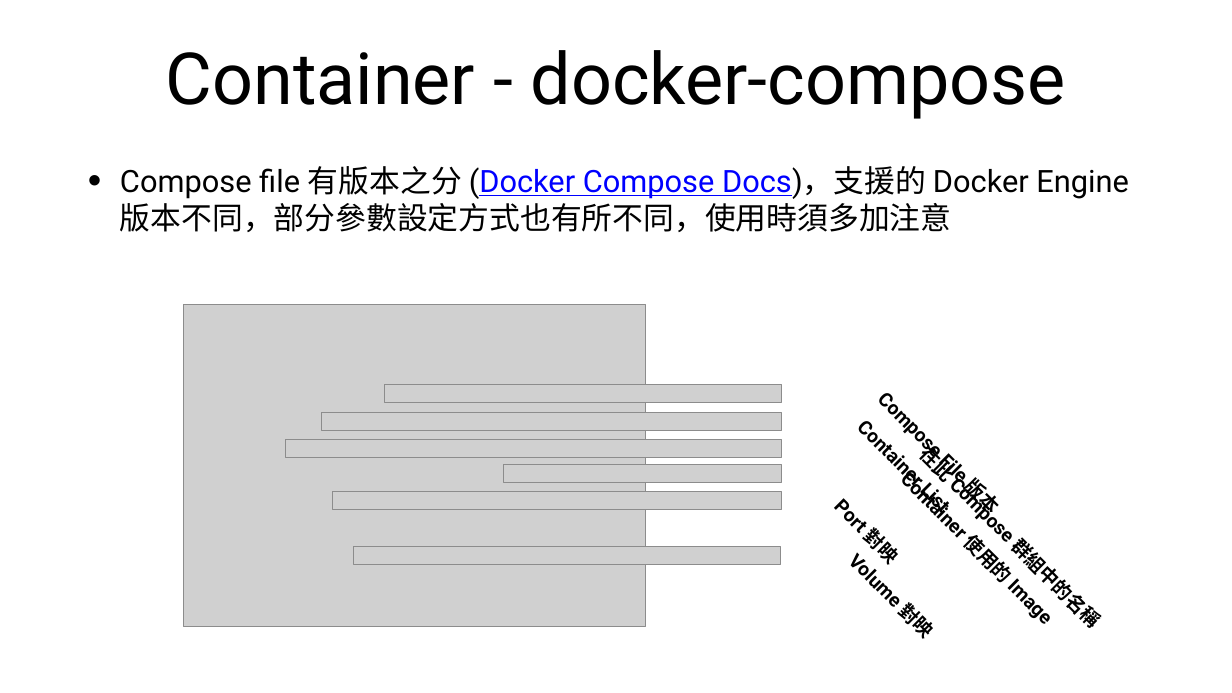
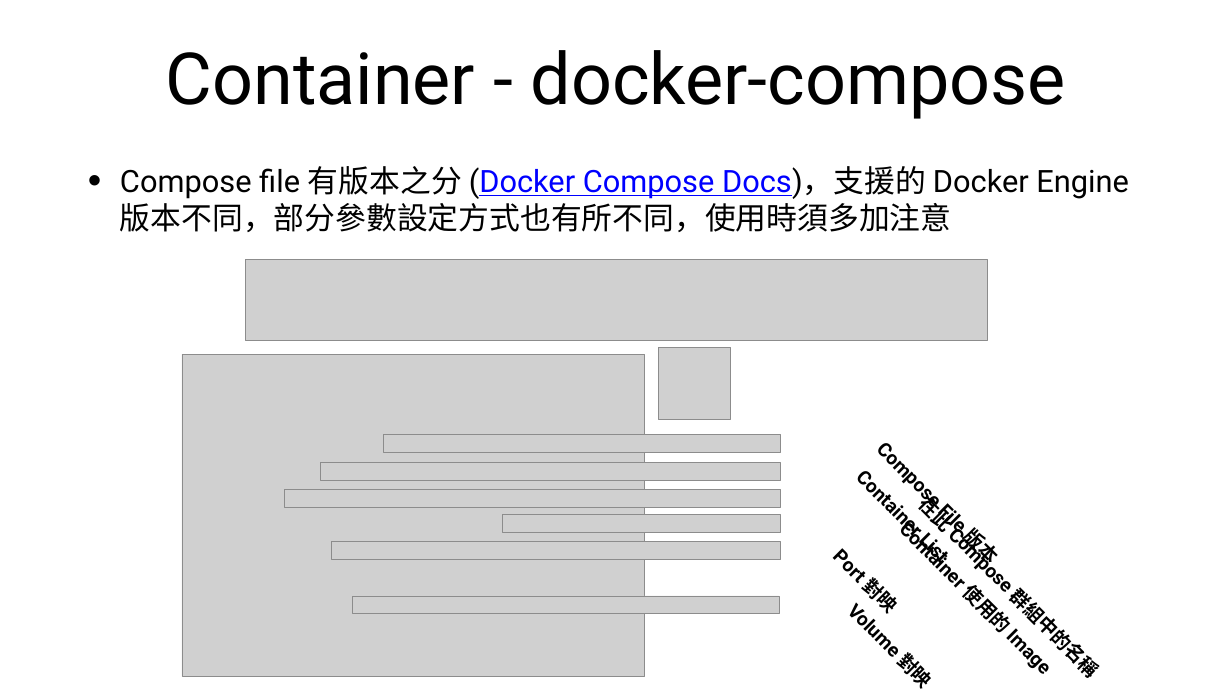
Before and after one commit to cathaylife-devops/docker-tutorial, a slide deck: slide 29 of docker-tutorial.pptx. Drawn at 1232x693 pixels with LibreOffice and Linux fonts; fonts in the diff are those of the drawing; grey boxes stand for pictures. Boxes give left, top, right and bottom in pixels: in the first picture for what was removed or moved away, otherwise in the second. Text is boxed around its words. In the diff, an @@ line names an element or a change of style, - is before the commit and + after.

```diff
--- a/docker-tutorial.pptx
+++ b/docker-tutorial.pptx
@@ picture added at (245, 260, 987, 340) @@
@@ picture added at (658, 347, 730, 419) @@
@@ 7 pictures, 6 lines: place and size @@
-7 pictures, 6 lines at (183, 304, 986, 626)
+7 pictures, 6 lines at (182, 354, 985, 676)
```
Also in this commit, not shown: 2 other slides changed, 1 slide added, 2 other files.
